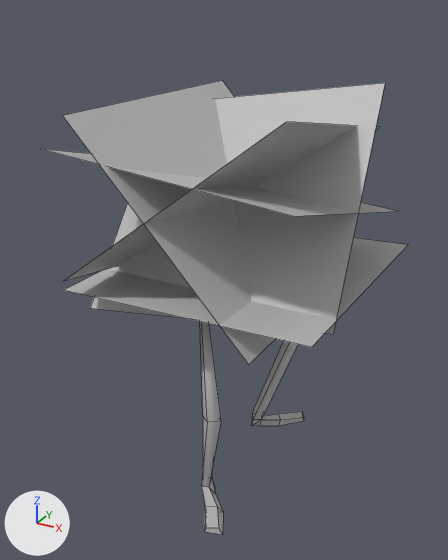
Renders of the FBX model Assets/Models/Char_DustBouncer.fbx from each side of a commit.
Before and after are seen from a camera (50 mm lens) standing at (0.0129, -0.0241, 0.0227) and looking at (-0.0003, -0.0002, 0.0107). The lights are fixed; the arrows at lower left show +X, +Y and +Z. Mesh edges are drawn as thin lines. Where no turn or scale is listed for an object, it has been applied to the vertices.

Script lines for the objects in view, before the commit:
```python
me_mesh = bpy.data.meshes.new('Mesh')
me_mesh.from_pydata(...)  # 20 vertices, 5 faces; spans x -0.0066..0.00678, y -0.00648..0.00651, z -0.00493..0.00493
me_mesh.materials.append(mat_lambert1)  # grey #bcbcbc
me_mesh_001 = bpy.data.meshes.new('Mesh.001')
me_mesh_001.from_pydata(...)  # 42 vertices, 48 faces; spans x -0.096..0.234, y -0.011..1.403, z -0.566..0.531
me_mesh_001.materials.append(mat_lambert1)  # grey #bcbcbc
ob_char_dustbouncer = bpy.data.objects.new('Char_DustBouncer', me_mesh)
ob_char_dustbouncer.location = (0.00011, 0.00014, 0.0147)
ob_char_dustbouncerfeet = bpy.data.objects.new('Char_DustBouncerFeet', me_mesh_001)
ob_char_dustbouncerfeet.location = (0.0, 0.0, 0.0)
ob_char_dustbouncerfeet.rotation_euler = (1.571, 0.0, 0.0)  # degrees (90, 0, 0)
ob_char_dustbouncerfeet.scale = (0.01, 0.01, 0.01)
```
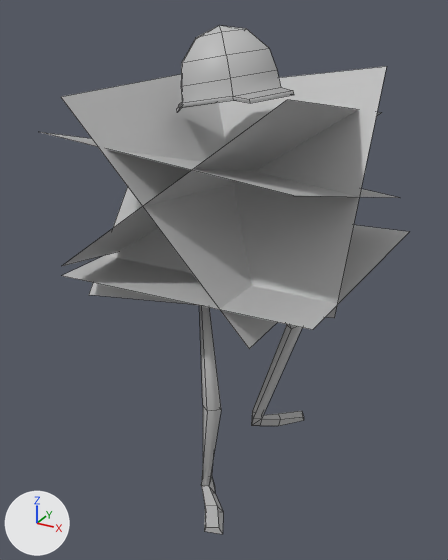
The change, as JSON lines over the scene's bpy script:
```json
{"op": "add", "block": "me_mesh_001_1", "code": ["me_mesh_001_1 = bpy.data.meshes.new('Mesh.001')", "me_mesh_001_1.from_pydata(...)  # 43 vertices, 42 faces; spans x -0.00253..0.00302, y -0.00194..0.00194, z -0.00109..0.00238", "me_mesh_001_1.materials.append(mat_lambert1)  # grey #bcbcbc"]}
{"op": "set", "path": "ob_char_dustbouncerfeet.scale", "old": "(0.01, 0.01, 0.01)", "new": "(0.01, 0.011, 0.01)"}
{"op": "set", "path": "ob_char_dustbouncer.location", "old": "(0.00011, 0.00014, 0.0147)", "new": "(0.00011, 0.00014, 0.01539)"}
{"op": "add", "block": "ob_helmet", "code": ["ob_helmet = bpy.data.objects.new('Helmet', me_mesh_001_1)", "ob_helmet.location = (-0.00018, 0.00004, 0.01962)"]}
```

Location of each change, (x1, y1, x2, y2) in pixels of the pictures (448 x 560 px):
```json
{"object": "Char_DustBouncer", "change": "moved", "before": [43, 80, 407, 365], "after": [40, 66, 409, 349]}
{"object": "Helmet", "change": "added", "after": [177, 25, 294, 112]}
{"object": "Char_DustBouncerFeet", "change": "rescaled", "before": [200, 322, 304, 535], "after": [200, 306, 304, 534], "on screen": "7% taller"}
```
